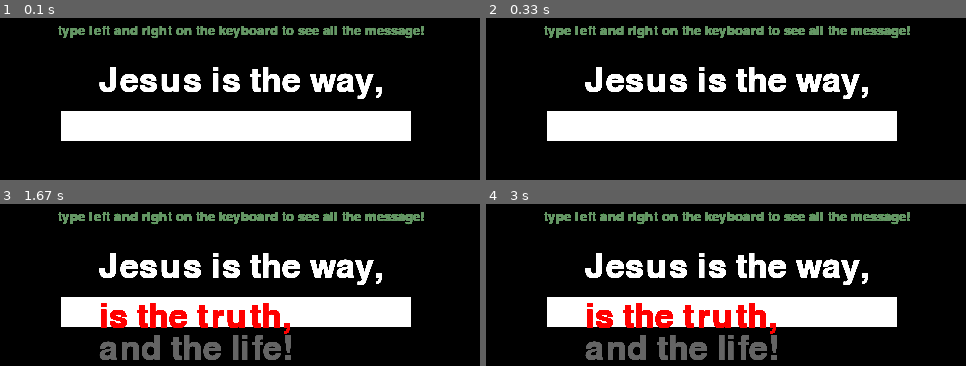
Above: before the commit, frames 1-4 (two rows, left to right).
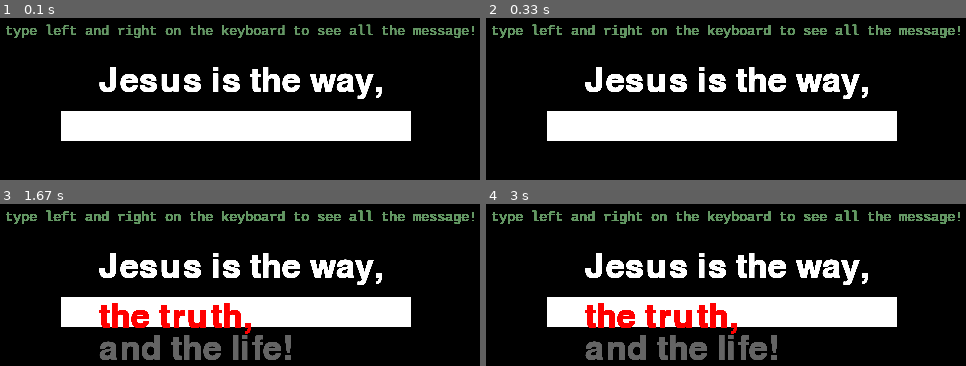
Above: after the commit, the same moments.

Repository: oliverjunior1/job_trainer
Game: pygame game, started from geek_to_geek/pygame/text/text_key_draw.py
Two runs of this game, one before a commit and one after it. Both use one fixed random seed, a clock stepped at 60 frames per second and the inputs below.
Inputs:
- Up to frame 1 (0.1 s): no input
- Up to frame 2 (0.33 s): no input
- Up to frame 3 (1.67 s): hold Right 0.33-0.8 s; hold Right 0.83-1.3 s; hold Left from 1.33 s (still down)
- Up to frame 4 (3 s): release Left at 1.87 s; hold Right 2.33-2.97 s

The runs differ from the first frame. In frame 1, 3.0% of the frame differs, in the area x 1-99%, y 3-13%; in frame 2, 2.8%; in frame 3, 5.3%, in the area x 1-99%, y 3-81%; in frame 4, 5.2%.

Commit message:
Update text_key_draw.py

Diff:
--- a/geek_to_geek/pygame/text/text_key_draw.py
+++ b/geek_to_geek/pygame/text/text_key_draw.py
@@ -8,7 +8,7 @@
 pygame.draw.rect(screen, (255,255,255),(70,280,350,30))
 
 font = pygame.font.SysFont('freesanbold.ttf', 50)
-font2 = pygame.font.SysFont('freesanbold.ttf', 20)
+font2 = pygame.font.SysFont('Lucida Console', 14)
 text = font.render('Jesus is the way,', True, (255,255,255))
 text2 = font2.render('type left and right on the keyboard to see all the message!', True, (100,150,100))
 text_rect2 = text2.get_rect()
@@ -29,6 +29,6 @@
                 text = font.render('and the life!', True, (100, 100, 100))
                 text_rect.bottom=(350)
             if event.key==pygame.K_RIGHT:
-                text = font.render('is the truth,', True, (255, 0, 0))
+                text = font.render('the truth,', True, (255, 0, 0))
                 text_rect.center=(250,300)
     pygame.display.flip()
